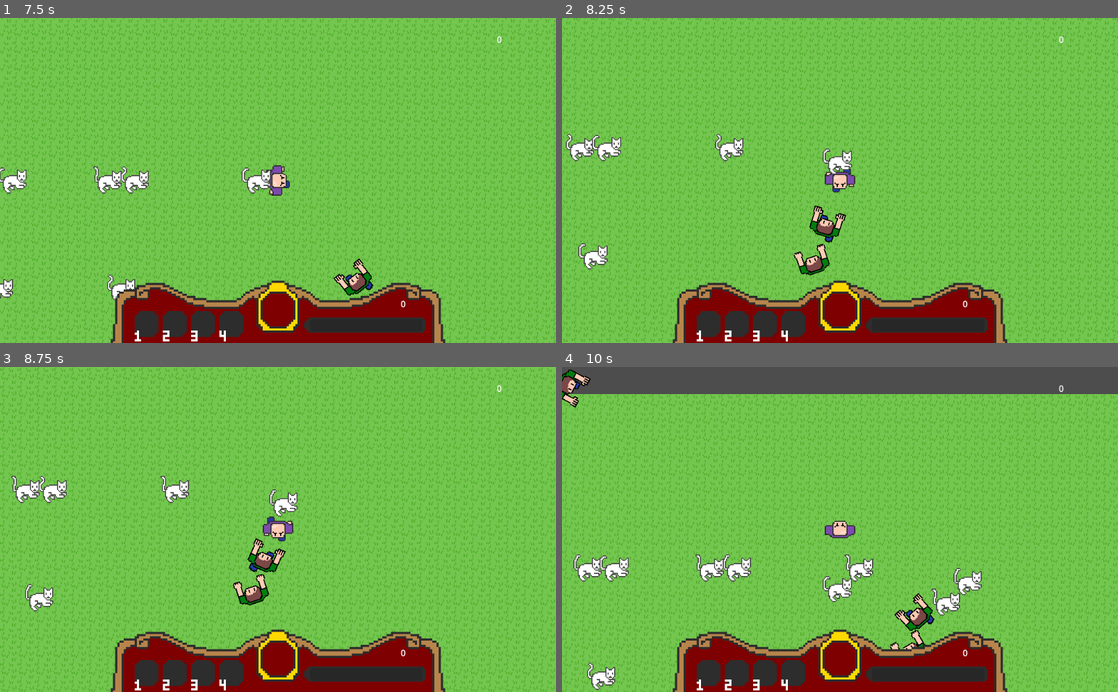
Above: before the commit, frames 1-4 (two rows, left to right).
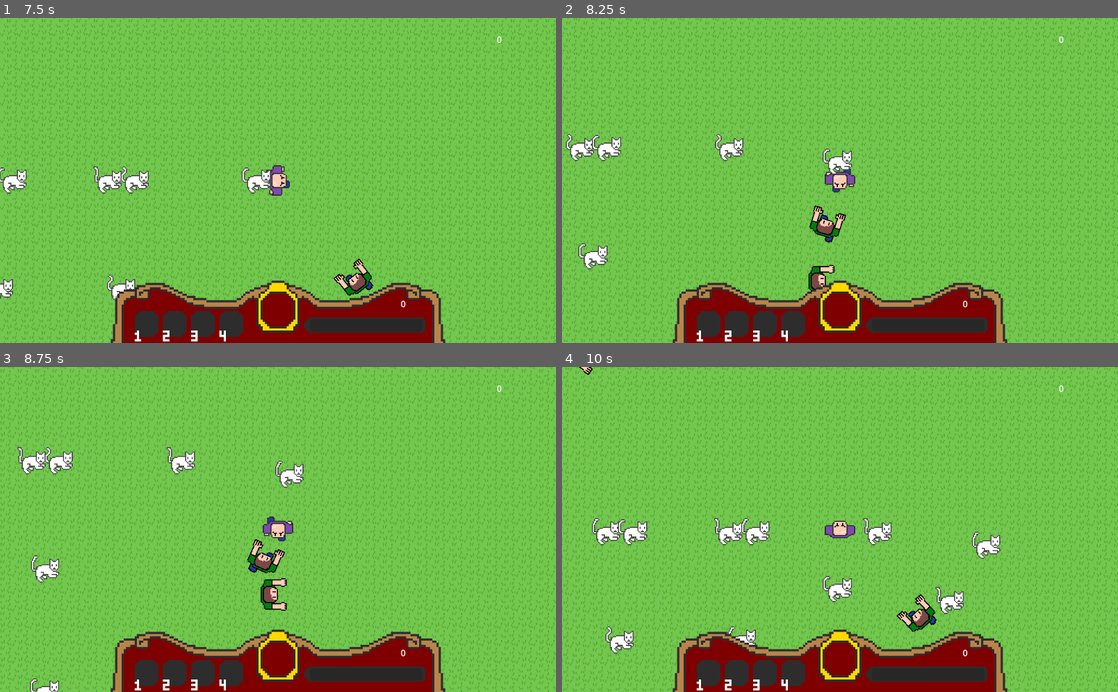
Above: after the commit, the same moments.

Repository: JessicaCC-gd/GGJ2024-2_4_1
Game: Godot game, scene res://level.tscn
The game is run twice, just before and just after one commit, with the same random seed, the same clock (stepped at 60 frames per second) and the same inputs.
Inputs:
- Up to frame 1 (7.5 s): tap Enter at 0.5 s; hold Up (move_up) 0.53-2.03 s; tap 1 (action_1) every 0.75 s from 0.6 to 7.35 s; hold Left (move_left) 2.03-3.53 s; hold Down (move_down) 3.53-4.28 s; hold Right (move_right) 4.28-5.03 s; hold Up (move_up) 5.03-5.78 s; hold Right (move_right) from 5.78 s (still down)
- Up to frame 2 (8.25 s): release Right (move_right) at 8.03 s; hold Down (move_down) from 8.03 s (still down); tap 1 (action_1) at 8.1 s
- Up to frame 3 (8.75 s): keep holding Down (move_down)
- Up to frame 4 (10 s): release Down (move_down) at 8.78 s; hold Left (move_left) 8.78-9.53 s; tap 1 (action_1) at 8.85, 9.6 s; hold Up (move_up) from 9.53 s (still down)

Frame 1 is identical in both runs. In frame 2, 0.5% of the frame differs, in the area x 41-49%, y 69-85%; in frame 3, 19%; in frame 4, 26%, in the area x 0-100%, y 0-100%.

Commit message:
make enemies stop chase on los break

Diff:
--- a/enemy.gd
+++ b/enemy.gd
@@ -22,7 +22,8 @@
 	if !_raycast.is_colliding():
 		direction = _raycast.target_position.normalized()
 		#print("Enemy can see player")
-
+	else:
+		direction = Vector2(0, 0)
 
 func _physics_process(delta):
 	#direction = (get_node("../Player").global_position - self.global_position).normalized()
